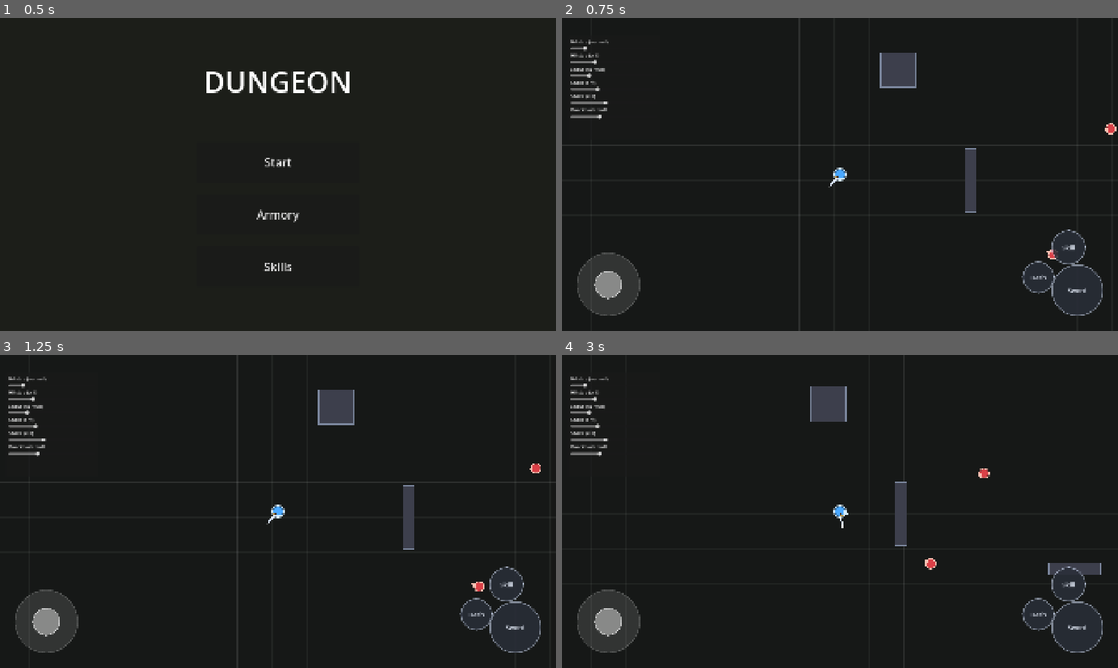
Above: before the commit, frames 1-4 (two rows, left to right).
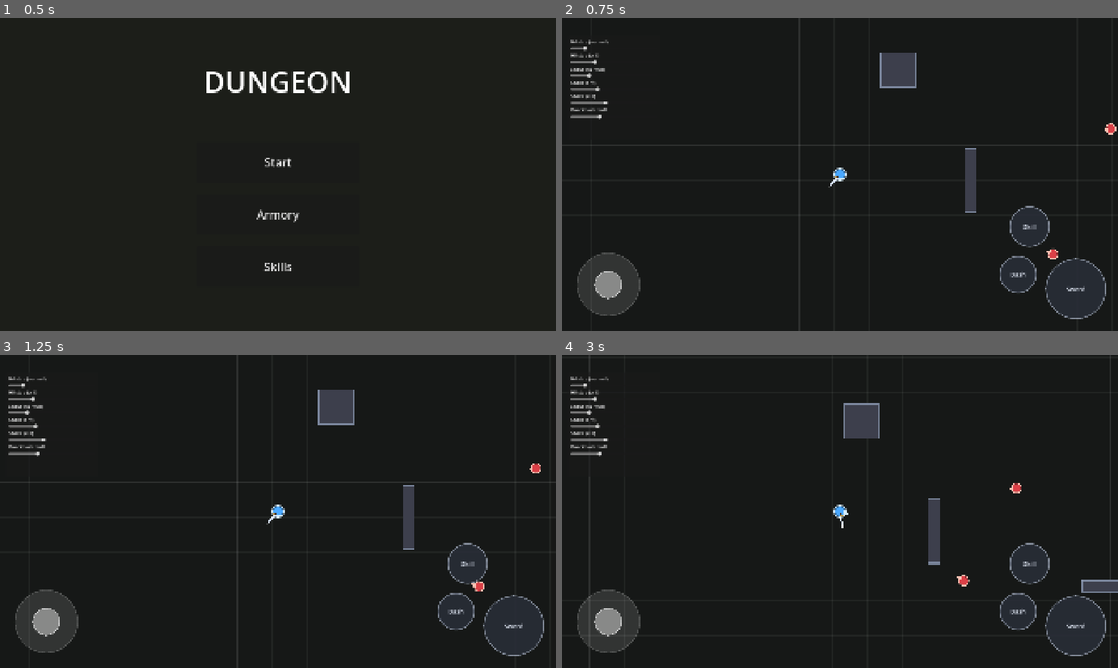
Above: after the commit, the same moments.

Repository: Xylion153/Dungeon
Game: Godot game, scene res://scenes/main/MainMenu.tscn
Two runs of this game, one before a commit and one after it. Both use one fixed random seed, a clock stepped at 60 frames per second and the inputs below.
Inputs (mouse positions are in pixels of both pictures, inside the frame that each line leads up to):
- Up to frame 1 (0.5 s): no input
- Up to frame 2 (0.75 s): click "Start" at 0.5 s
- Up to frame 3 (1.25 s): no input
- Up to frame 4 (3 s): tap Enter at 1.25 s; drag from (606, 621) to (895, 442) at 1.27 s; drag from (1040, 614) to (812, 574) at 2.02 s; move the mouse to (1067, 583) at 2.77 s; hold D from 2.78 s (still down); hold K from 2.78 s (still down); click (1067, 583) at 2.92 s

Frame 1 is identical in both runs. In frame 2, 2.5% of the frame differs, in the area x 78-98%, y 60-97%; in frame 3, 2.5%; in frame 4, 5.6%, in the area x 4-100%, y 0-97%.

Commit message:
Enlarge action buttons and give them real spacing
Attack/Dash/Skill grow from 180/110/120 to 210/130/140, and the
overlapping cluster from the last pass is replaced with a genuine ~30px
gap between every pair - verified with a rect-intersection check
(all three pairs report false) rather than eyeballing it.

Co-Authored-By: Claude Sonnet 5 <noreply@anthropic.com>

Diff:
--- a/scenes/ui/Hud.tscn
+++ b/scenes/ui/Hud.tscn
@@ -17,9 +17,9 @@
 anchor_right = 1.0
 anchor_bottom = 1.0
 custom_minimum_size = Vector2(0, 0)
-offset_left = -330.0
-offset_top = -240.0
-offset_right = -220.0
+offset_left = -410.0
+offset_top = -260.0
+offset_right = -280.0
 offset_bottom = -130.0
 
 [node name="Button" parent="DashButton" index="0"]
@@ -33,10 +33,10 @@
 anchor_right = 1.0
 anchor_bottom = 1.0
 custom_minimum_size = Vector2(0, 0)
-offset_left = -231.0
-offset_top = -348.0
-offset_right = -111.0
-offset_bottom = -228.0
+offset_left = -375.0
+offset_top = -430.0
+offset_right = -235.0
+offset_bottom = -290.0
 
 [node name="Button" parent="SkillButton" index="0"]
 text = "Skill"
@@ -49,10 +49,10 @@
 anchor_right = 1.0
 anchor_bottom = 1.0
 custom_minimum_size = Vector2(0, 0)
-offset_left = -230.0
-offset_top = -230.0
-offset_right = -50.0
-offset_bottom = -50.0
+offset_left = -250.0
+offset_top = -250.0
+offset_right = -40.0
+offset_bottom = -40.0
 disable_while_on_cooldown = false
 
 [node name="Button" parent="AttackButton" index="0"]
